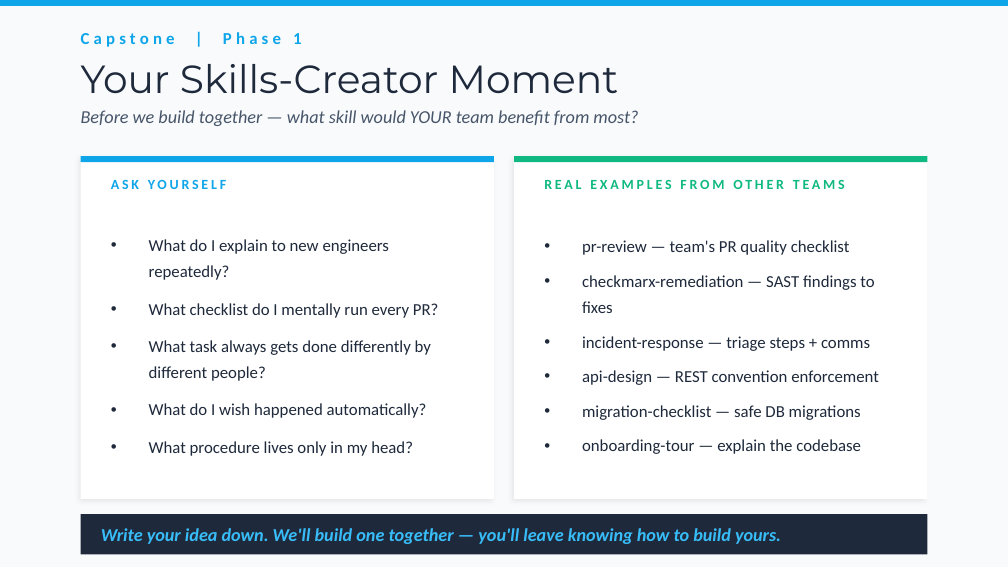
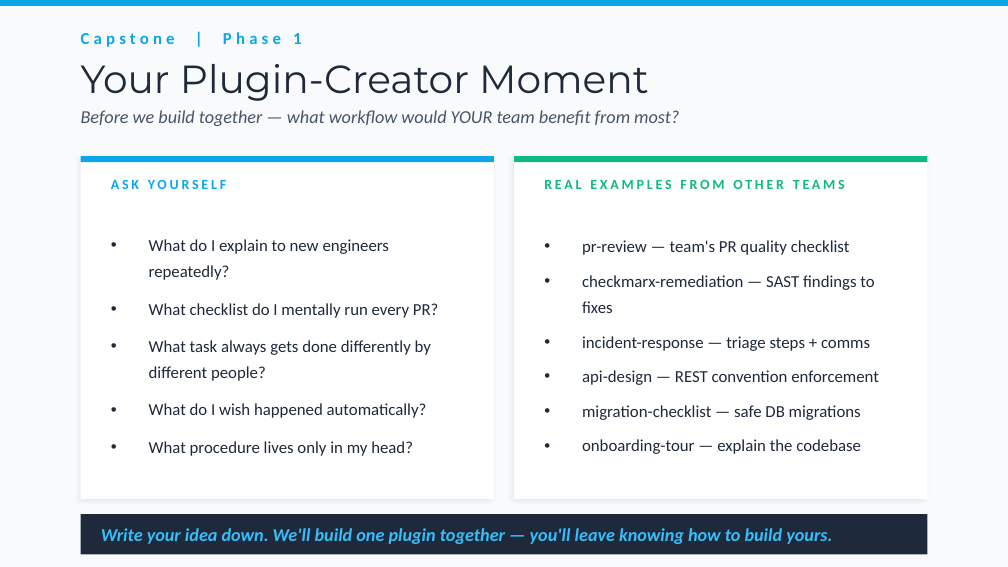
Before and after one commit to bubuding0809/copilot-cli-for-beginners, a slide deck: slide 19 of WORKSHOP-PRESENTATION.pptx. Drawn at 1008x567 pixels with LibreOffice and Linux fonts; fonts in the diff are those of the drawing. Boxes give left, top, right and bottom in pixels: in the first picture for what was removed or moved away, otherwise in the second. Text is boxed around its words. In the diff, an @@ line names an element or a change of style, - is before the commit and + after.

```diff
--- a/WORKSHOP-PRESENTATION.pptx
+++ b/WORKSHOP-PRESENTATION.pptx
@@ text at <box>81,64,649,101</box>: text changed @@
-Your Skills-Creator Moment
+Your Plugin-Creator Moment
@@ text at <box>81,110,679,126</box>: text changed @@
-Before we build together — what skill would YOUR team benefit from most?
+Before we build together — what workflow would YOUR team benefit from most?
@@ text at <box>101,528,832,544</box>: text changed @@
-Write your idea down. We'll build one together — you'll leave knowing how to build yours.
+Write your idea down. We'll build one plugin together — you'll leave knowing how to build yours.
```
Also in this commit, not shown: 6 other slides changed, 3 other files.
